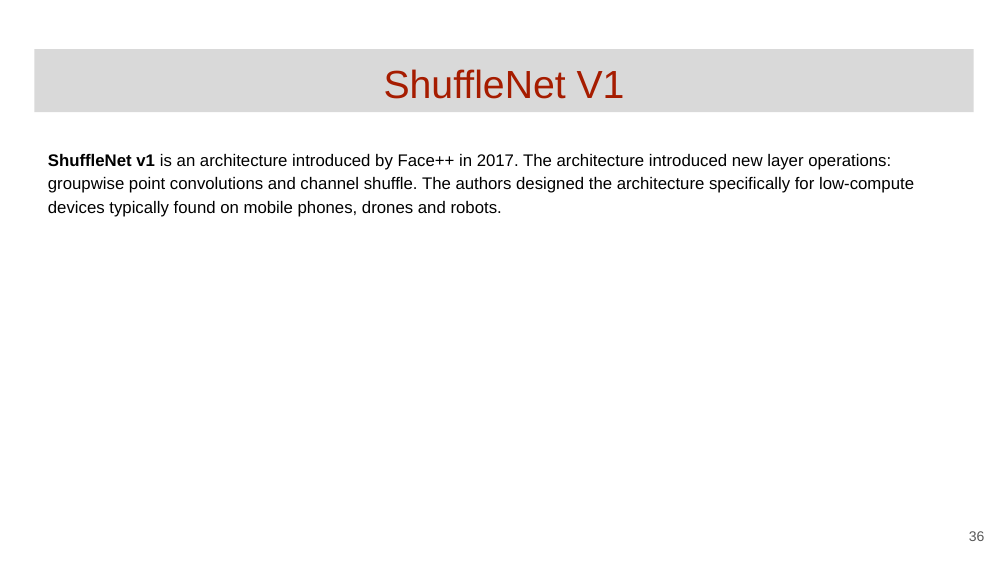
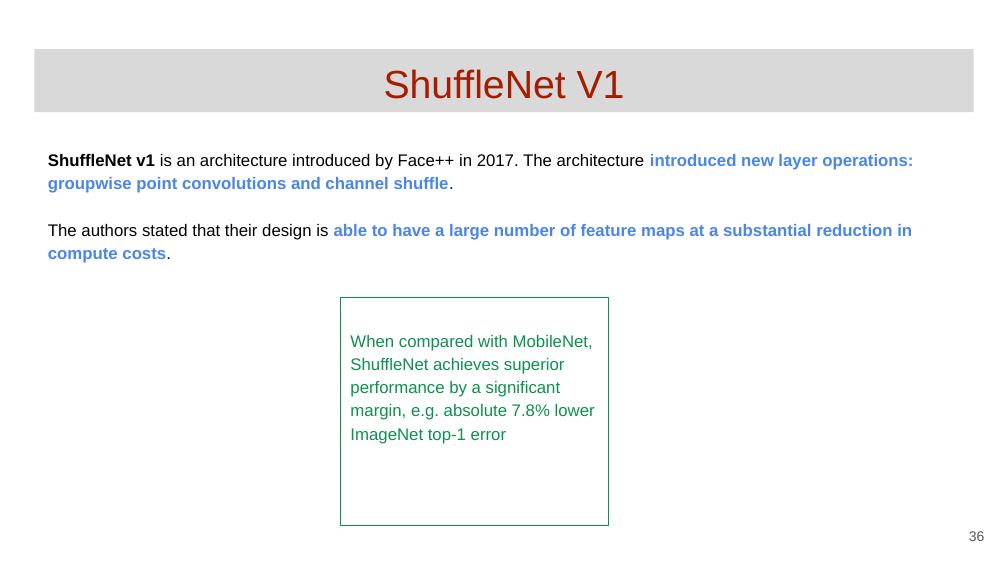
Before and after one commit to GoogleCloudPlatform/keras-idiomatic-programmer, a slide deck: slide 36 of books/deep-learning-design-patterns/Workshops/Junior/Deep Learning Design Patterns - Workshop - Chapter 4.pptx. Drawn at 1008x567 pixels with LibreOffice and Linux fonts; fonts in the diff are those of the drawing. Boxes give left, top, right and bottom in pixels: in the first picture for what was removed or moved away, otherwise in the second. Text is boxed around its words. In the diff, an @@ line names an element or a change of style, - is before the commit and + after.

```diff
--- a/books/deep-learning-design-patterns/Workshops/Junior/Deep Learning Design Patterns - Workshop - Chapter 4.pptx
+++ b/books/deep-learning-design-patterns/Workshops/Junior/Deep Learning Design Patterns - Workshop - Chapter 4.pptx
@@ text at [48,154,913,263]: text changed; text colour #000000 to #4A86E8; bold on @@
-ShuffleNet v1 is an architecture introduced by Face++ in 2017. The architecture introduced new layer operations: groupwise point convolutions and channel shuffle. The authors designed the architecture specifically for low-compute devices typically found on mobile phones, drones and robots.
+ShuffleNet v1 is an architecture introduced by Face++ in 2017. The architecture introduced new layer operations: groupwise point convolutions and channel shuffle.
+The authors stated that their design is able to have a large number of feature maps at a substantial reduction in compute costs.
@@ rectangle added at [341,297,609,526], outline #0D904F 0.75 pt, 12 pt, text #0D904F @@
+When compared with MobileNet, ShuffleNet achieves superior performance by a significant margin, e.g. absolute 7.8% lower ImageNet top-1 error
```
Also in this commit, not shown: 18 slides added.
